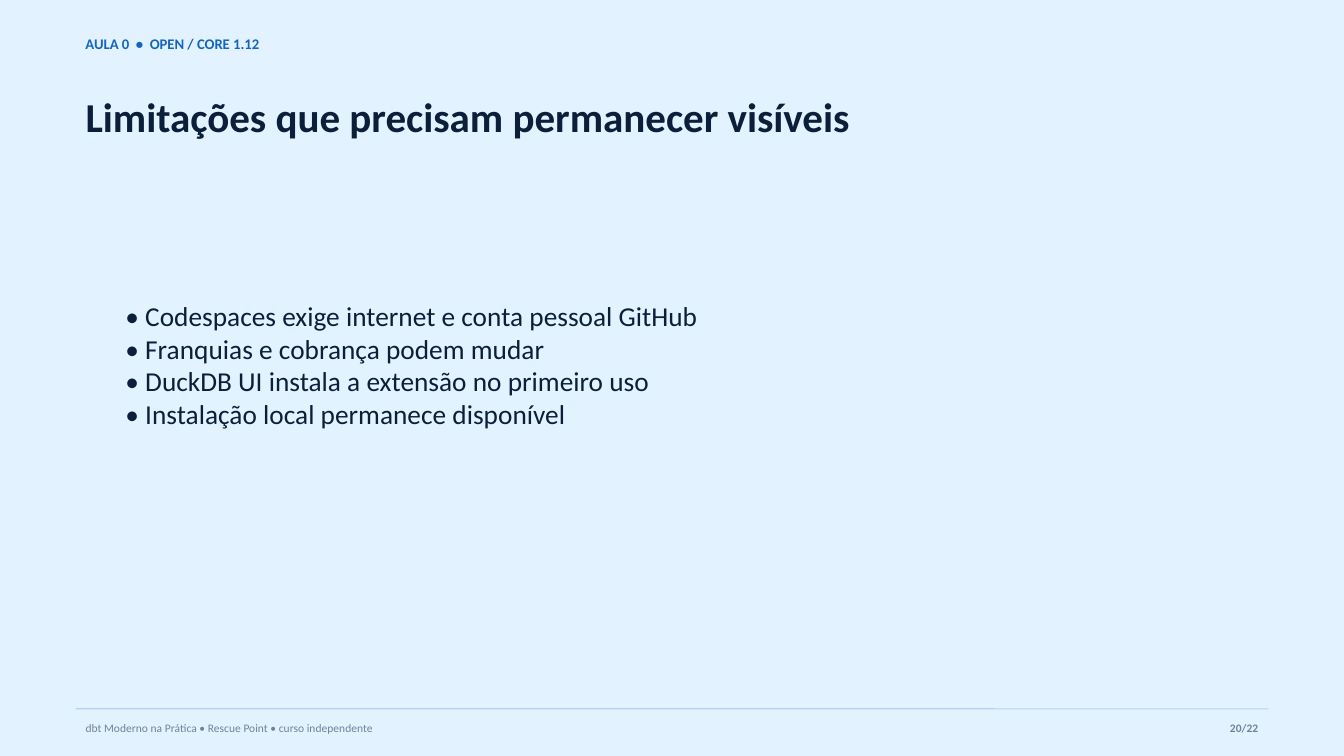
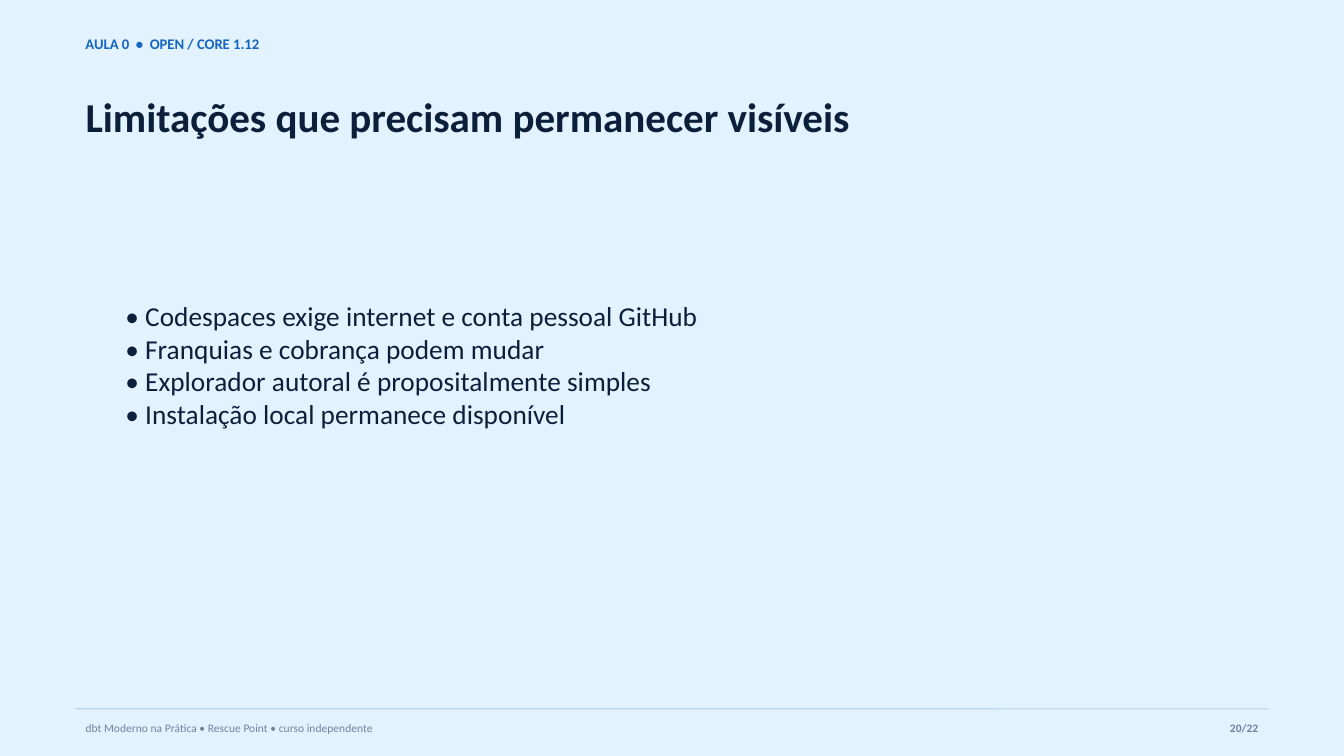
Before and after one commit to AnselmoBorges/dbt-moderno-na-pratica, a slide deck: slide 20 of assets/decks/aula-00-ambiente.pptx. Drawn at 1344x756 pixels with LibreOffice and Linux fonts; fonts in the diff are those of the drawing. Boxes give left, top, right and bottom in pixels: in the first picture for what was removed or moved away, otherwise in the second. Text is boxed around its words. In the diff, an @@ line names an element or a change of style, - is before the commit and + after.

Commit message:
fix: substitui DuckDB UI no Codespaces

```diff
--- a/assets/decks/aula-00-ambiente.pptx
+++ b/assets/decks/aula-00-ambiente.pptx
@@ text at (145, 372, 651, 396): text changed @@
-• DuckDB UI instala a extensão no primeiro uso
+• Explorador autoral é propositalmente simples
```
Also in this commit, not shown: 4 other slides changed, 14 other files.
